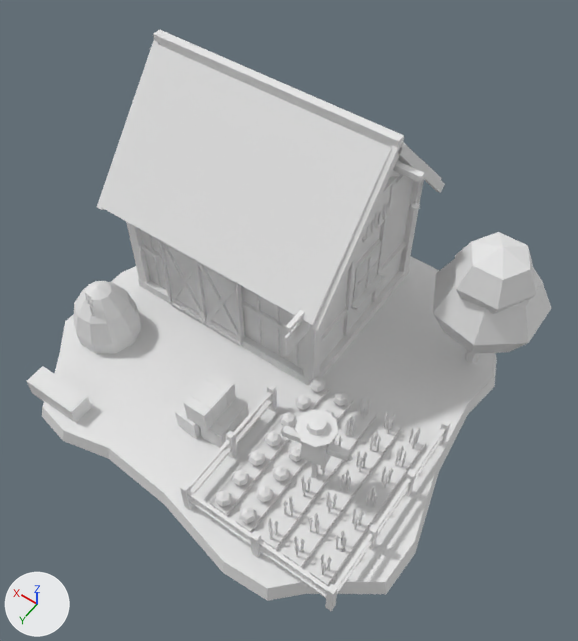
What one commit did to the FBX model Assets/Village/Models/Village_House_Farming.fbx.
Both versions are drawn from a 50 mm lens placed at (-6.45, 8.55, 15.43), pointed at (-0.4, 0.08, 2.12). Lighting does not change. The marker at lower left points along +X, +Y and +Z. The older version comes first. Where no turn or scale is listed for an object, it has been applied to the vertices.

Names of what the first picture shows: 'Village_House_Farming'.
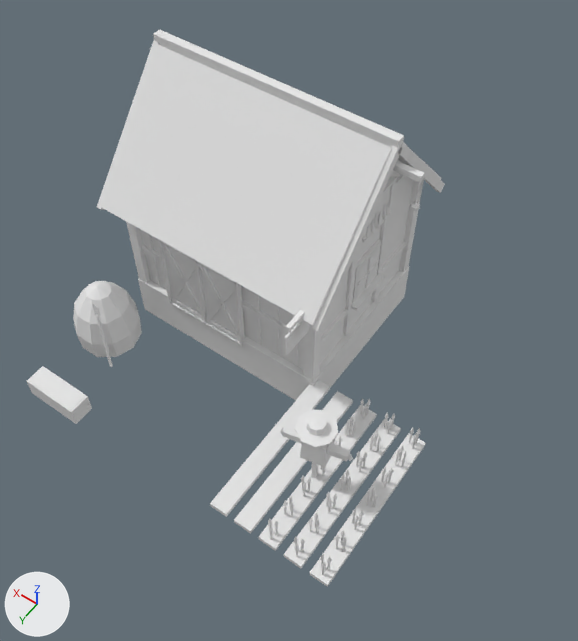
Boxes (x1, y1, x2, y2) around the edits, measured in the pictures (578 x 641 px; the box of a moved part takes in the faces that stretch with it):
'Village_House_Farming', reshaped (20% narrower): before (27, 29, 551, 611); after (27, 29, 445, 587)
part 1 of me_village_house_farming, moved or reshaped: before (89, 305, 94, 317); after (96, 316, 113, 367)
part 2 of me_village_house_farming, deleted: before (42, 232, 551, 611)

The change, as a list of edits to the scene's bpy script:
```text
Change me_village_house_farming:
    used by ob_village_house_farming; location = (0.0, 0.0, 0.0)
    remove me_village_house_farming.from_pydata(...)  # 2515 vertices, 2229 faces; spans x -4.87..5.05, y -4.91..4.5, z -0.9..5.94
    add me_village_house_farming.from_pydata(...)  # 1744 vertices, 1414 faces; spans x -3.86..4.69, y -4.7..3.85, z -0.9..5.94
    me_village_house_farming part 1: the loose piece of 8 vertices spanning x 3.5..3.77, y 1.89..2.09, z -0.01..1.51 is multiplied about its middle by the matrix ((1.01, -0.001, 0.012), (0.002, 1.009, -0.04), (-0.012, 0.04, 1.009)), then moved by (-0.36, 0.16, 0.0)
    me_village_house_farming part 2: 55 loose pieces with 771 vertices, spanning x -4.87..5.05, y -4.91..4.5, z -0.35..4.02, are deleted
    other edits to the shape of me_village_house_farming do not show in these pictures
```
